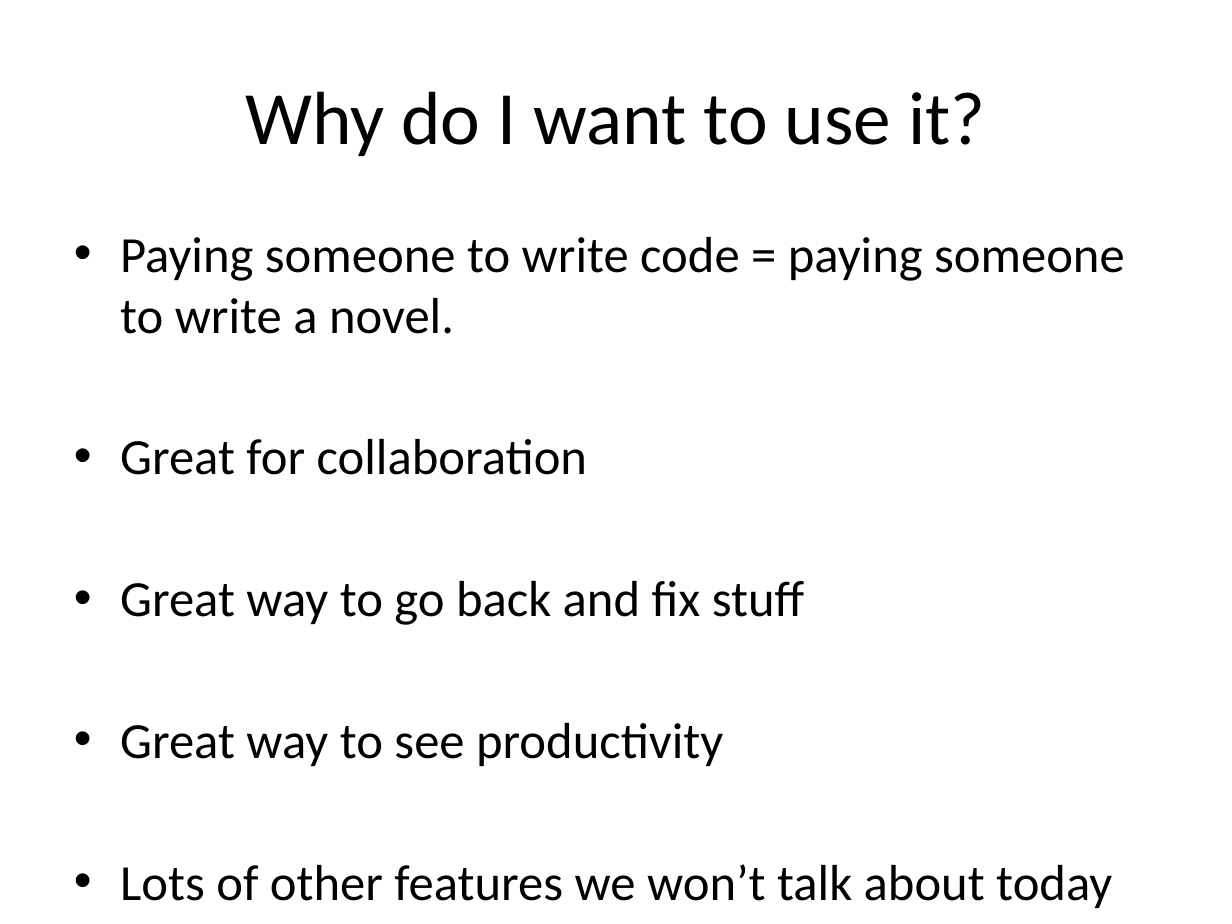
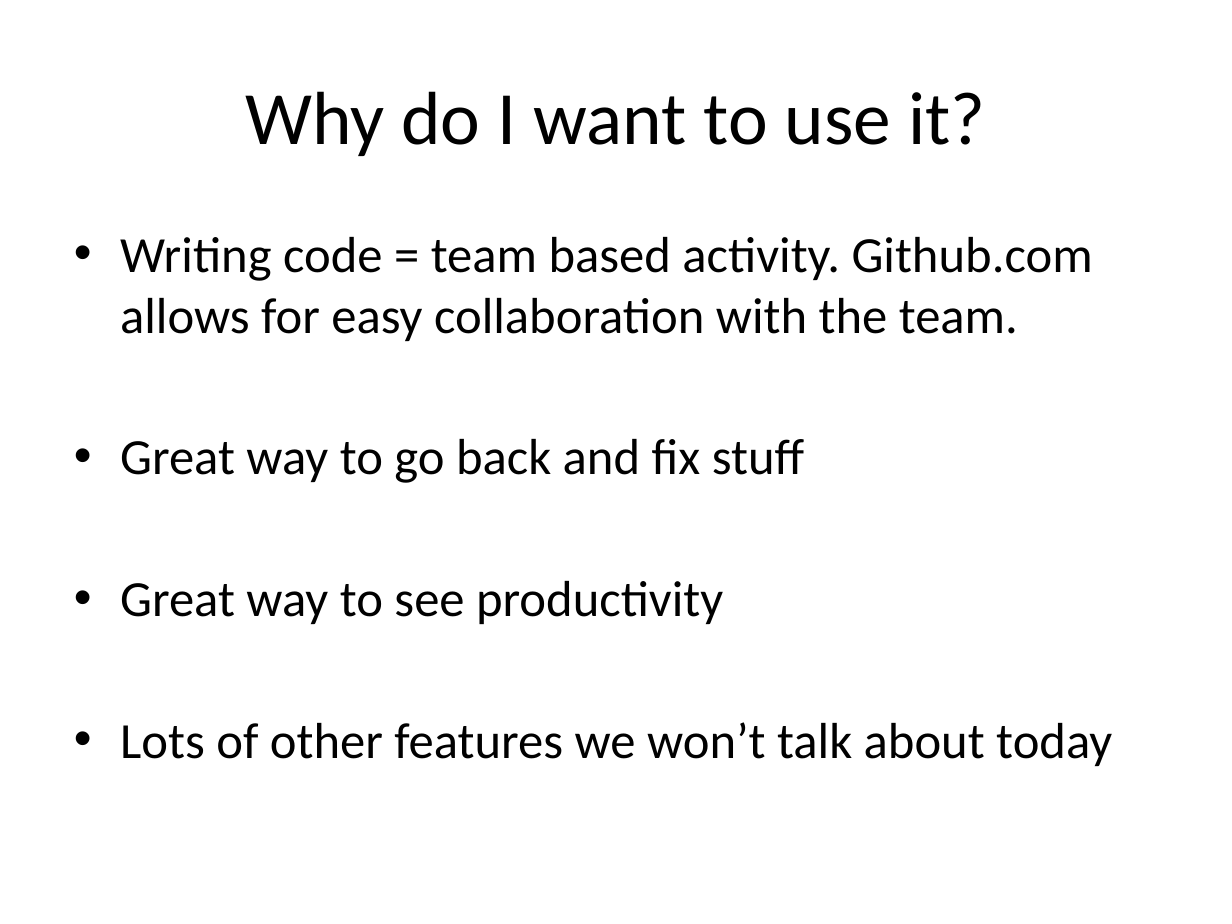
Before and after one commit to jtian1167/SLP-demo, a slide deck: slide 3 of SLP github.pptx. Drawn at 1232x924 pixels with LibreOffice and Linux fonts; fonts in the diff are those of the drawing. Boxes give left, top, right and bottom in pixels: in the first picture for what was removed or moved away, otherwise in the second. Text is boxed around its words. In the diff, an @@ line names an element or a change of style, - is before the commit and + after.

```diff
--- a/SLP github.pptx
+++ b/SLP github.pptx
@@ text at (x1=120, y1=237, x2=1093, y2=341): text changed @@
-• Paying someone to write code = paying someone to write a novel.
-• Great for collaboration
+• Writing code = team based activity. Github.com allows for easy collaboration with the team.
```
Also in this commit, not shown: 9 other slides changed, 5 slides added, 1 slide removed, 1 other file.
